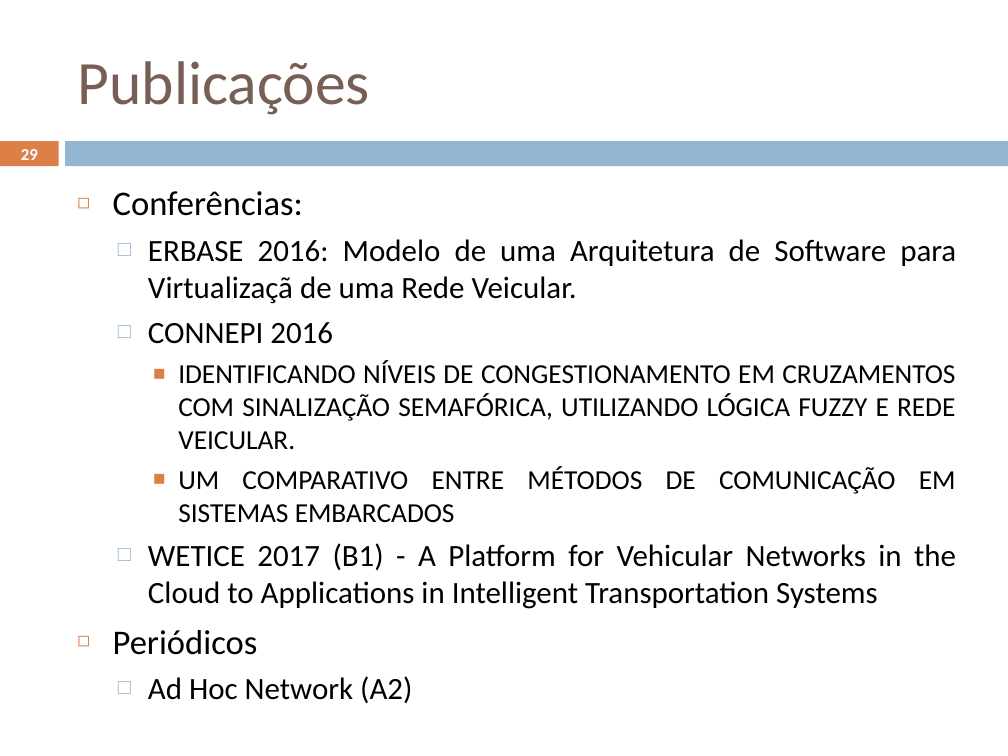
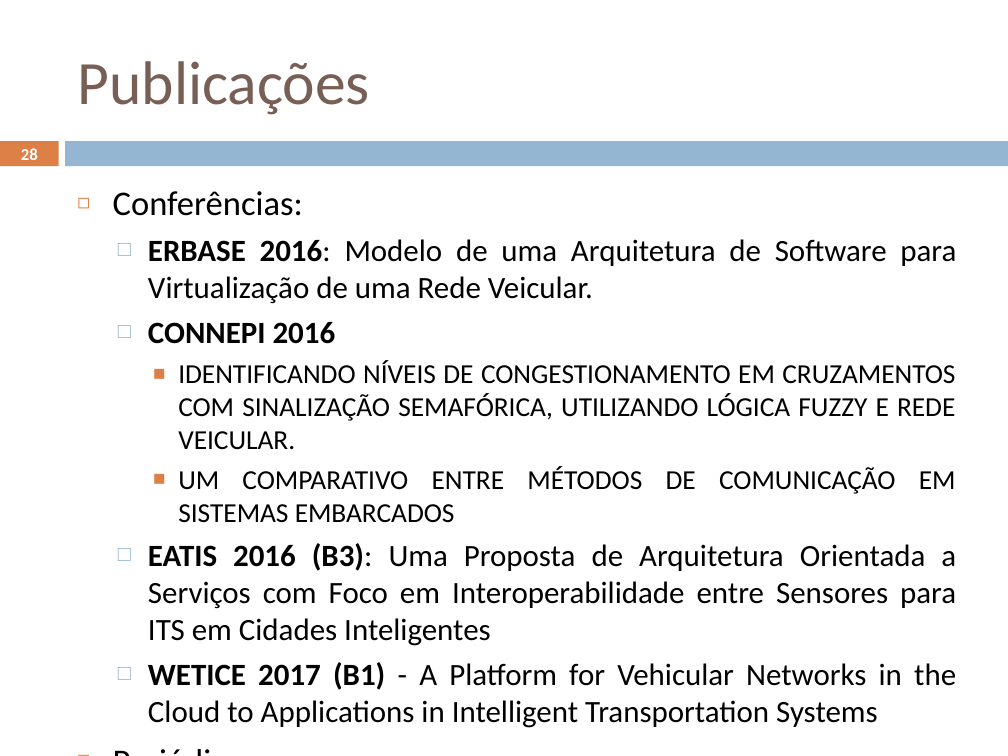
Before and after one commit to geoleite/Mestrado, a slide deck: slide 28 of Apresentacao/ApresentaçãoV1.pptx (slide 29 before the commit). Drawn at 1008x756 pixels with LibreOffice and Linux fonts; fonts in the diff are those of the drawing. Boxes give left, top, right and bottom in pixels: in the first picture for what was removed or moved away, otherwise in the second. Text is boxed around its words. In the diff, an @@ line names an element or a change of style, - is before the commit and + after.

```diff
--- a/Apresentacao/ApresentaçãoV1.pptx
+++ b/Apresentacao/ApresentaçãoV1.pptx
@@ page number at [21,148,38,160]: text changed @@
-29
+28
@@ text at [148,239,956,304]: text changed @@
-  □ ERBASE 2016: Modelo de uma Arquitetura de Software para Virtualizaçã de uma Rede Veicular.
+  □ ERBASE 2016: Modelo de uma Arquitetura de Software para Virtualização de uma Rede Veicular.
@@ text at [148,322,956,728]: bold on in "CONNEPI 2016", "WETICE 2017 (B1)", "(A2)" @@
@@ text at [148,543,956,646]: paragraph added @@
+  □ EATIS 2016 (B3): Uma Proposta de Arquitetura Orientada a Serviços com Foco em Interoperabilidade entre Sensores para ITS em Cidades Inteligentes
```
Also in this commit, not shown: 1 other slide changed, 1 slide removed, 1 other file.
